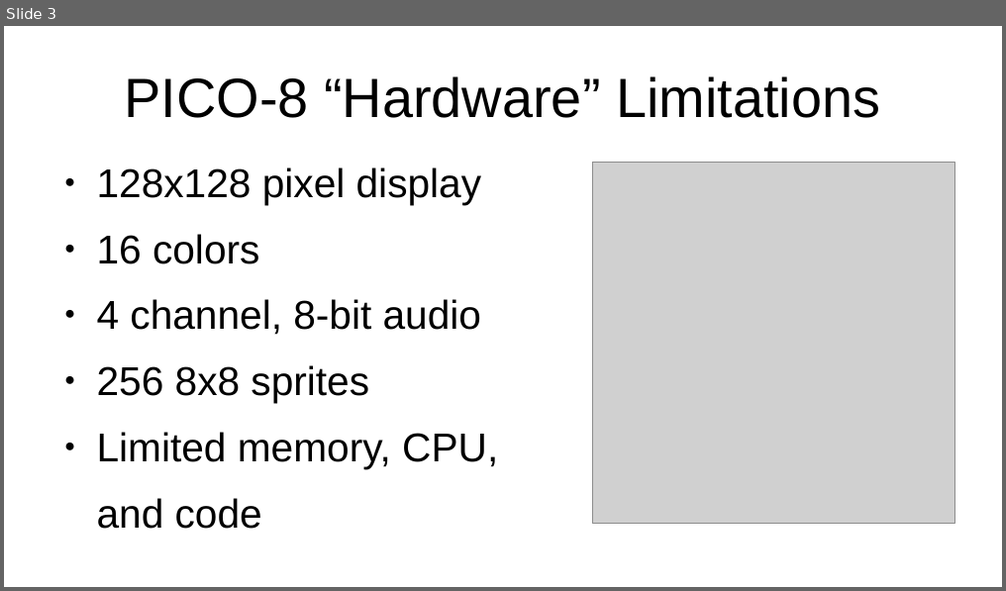
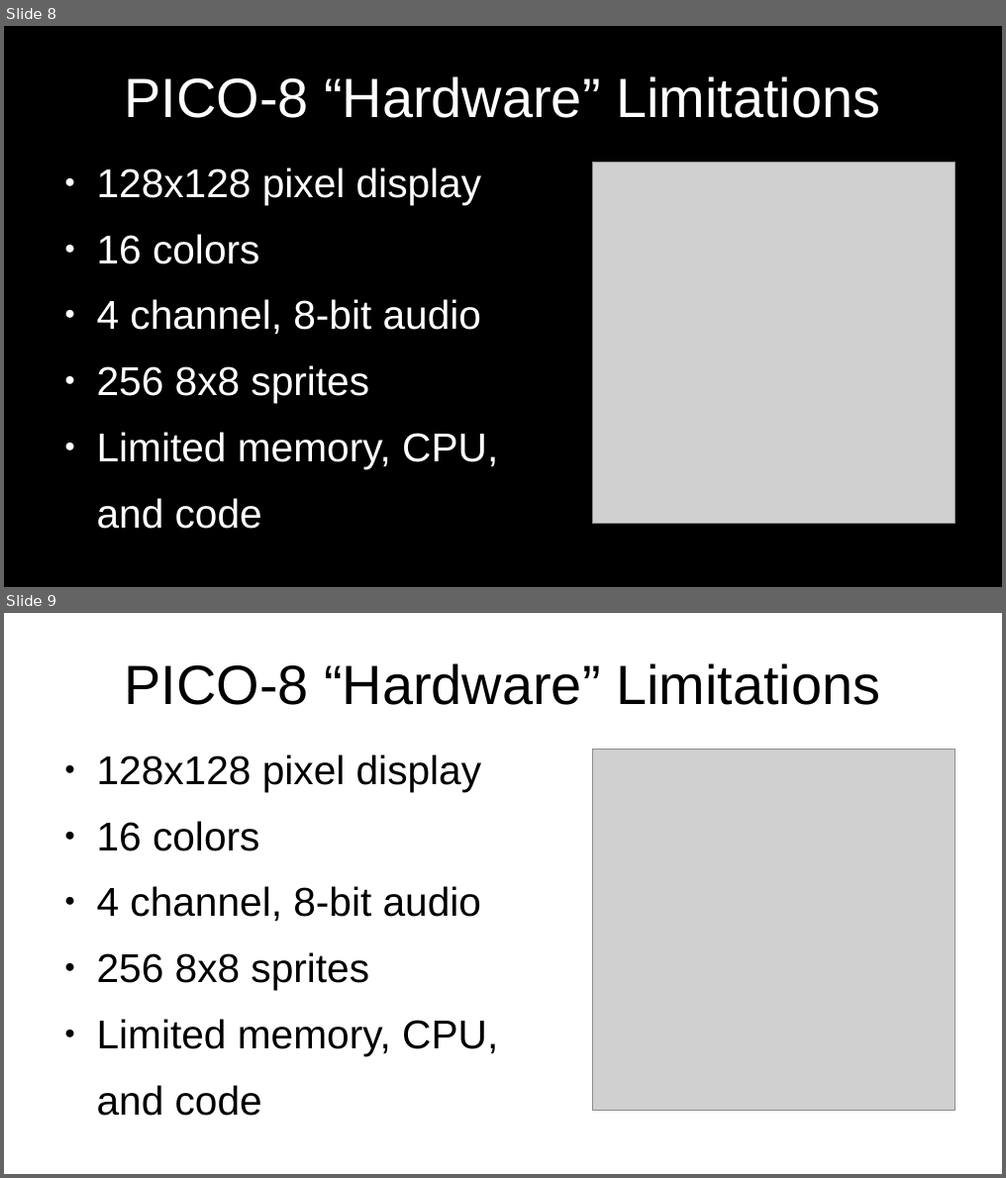
Before and after one commit to MiniMechMedia/pico8-games, a slide deck: carts/graphics-with-pico8/presentation/Graphics-With-PICO-8.odp. Shown one above the other, each under a label of ours: slide 3 before the commit, slides 8 and 9 after it. The pictures are 1006x591 and 1006x1178 pixels, drawn with LibreOffice and Linux fonts; fonts in the diff are those of the drawing; grey boxes stand for pictures. Boxes give left, top, right and bottom in pixels: in the first picture for what was removed or moved away, otherwise in the second. Text is boxed around its words. In the diff, an @@ line names an element or a change of style, - is before the commit and + after.

```diff
--- a/carts/graphics-with-pico8/presentation/Graphics-With-PICO-8.odp
+++ b/carts/graphics-with-pico8/presentation/Graphics-With-PICO-8.odp
@@ slide 8 added at <box>4,26,1002,587</box>, background #000000 @@
@@ title added at <box>125,76,880,118</box>, 44 pt, text #FFFFFF @@
+PICO-8 “Hardware” Limitations
@@ text added at <box>97,168,498,529</box>, 32 pt, text #FFFFFF @@
+● 128x128 pixel display
+● 16 colors
+● 4 channel, 8-bit audio
+● 256 8x8 sprites
+● Limited memory, CPU,
+and code
@@ picture added at <box>593,162,954,524</box> @@
@@ what was slide 3 is now slide 9 @@
```
Also in this commit, not shown: 2 slides changed, 7 other slides added, 4 slides removed.
